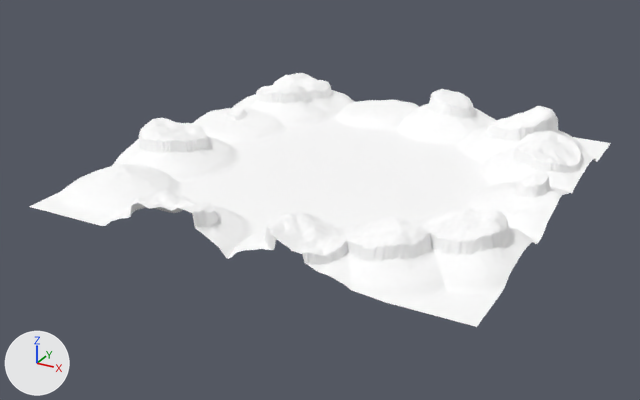
The Blender file 3D/Mountain.blend: old version first, new version second.
Rendered twice from a 50 mm camera at (291.0, -531.0, 214.0) aimed at (40.0, -75.0, -14.0). The lights are fixed; the arrows at lower left show +X, +Y and +Z. The picture after the commit comes second.

The older version as bpy lines, for what is in view:
```python
me_plane_002 = bpy.data.meshes.new('Plane.002')
me_plane_002.from_pydata(...)  # 66049 vertices, 65536 faces; spans x -1.0..1.0, y -1.0..1.0, z 0.0..0.23
me_plane_002.materials.append(mat_material_001)  # its picture is missing
ob_terrain = bpy.data.objects.new('Terrain', me_plane_002)
ob_terrain.location = (48.3, -56.1, 0.0)
ob_terrain.scale = (138.0, 138.0, 138.0)
```
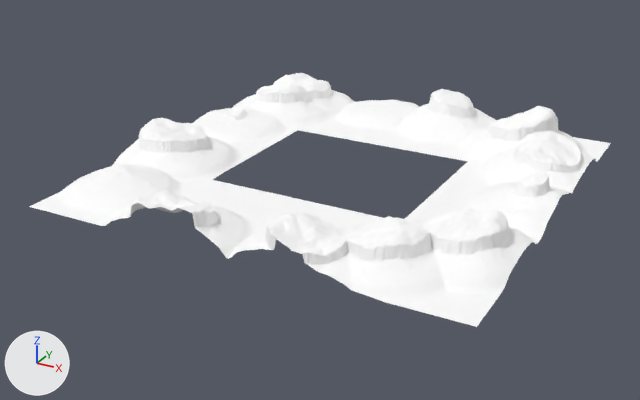
Changed parts and their boxes [x1, y1, x2, y2] in the pictures (640 x 400 px):
```json
{"part": 1, "of": "me_plane_002", "change": "cut back", "before": [212, 130, 469, 220], "after": [405, 162, 469, 220]}
```

Scene script edits in JSON lines:
```json
{"block": "me_plane_002", "where": "# used by ob_terrain; location = (48.3, -56.1, 0.0); scale = (138.0, 138.0, 138.0)"}
{"op": "remove", "block": "me_plane_002", "code": "me_plane_002.from_pydata(...)  # 66049 vertices, 65536 faces; spans x -1.0..1.0, y -1.0..1.0, z 0.0..0.23"}
{"op": "add", "block": "me_plane_002", "code": "me_plane_002.from_pydata(...)  # 54169 vertices, 53436 faces; spans x -1.0..1.0, y -1.0..1.0, z 0.0..0.23"}
{"block": "me_plane_002", "change": "me_plane_002 part 1: 93 vertices moved within x 0.45, y -0.37..0.4, z 0.0; 11880 vertices removed from x -0.48..0.45, y -0.37..0.4, z 0.0"}
```
